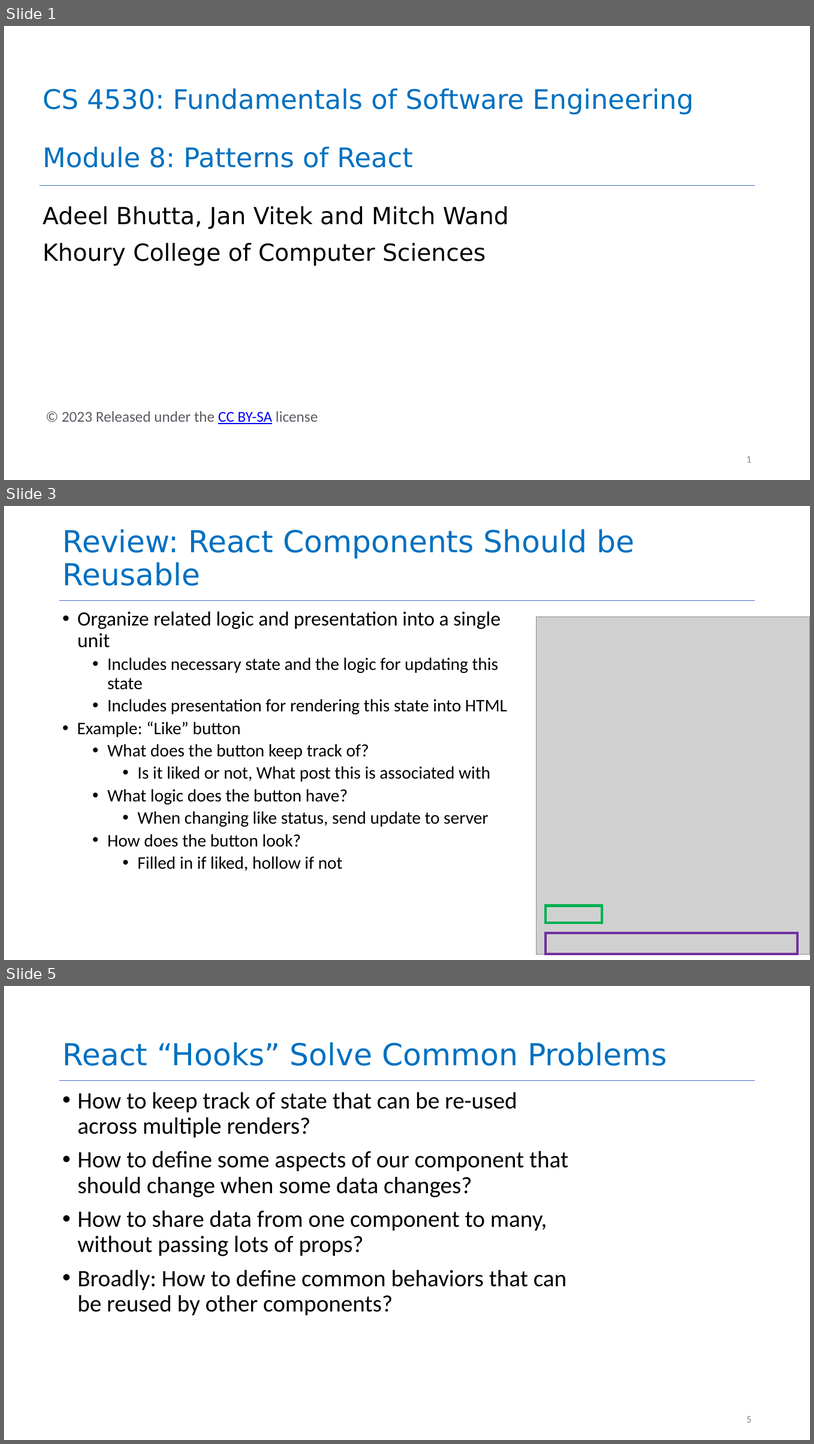
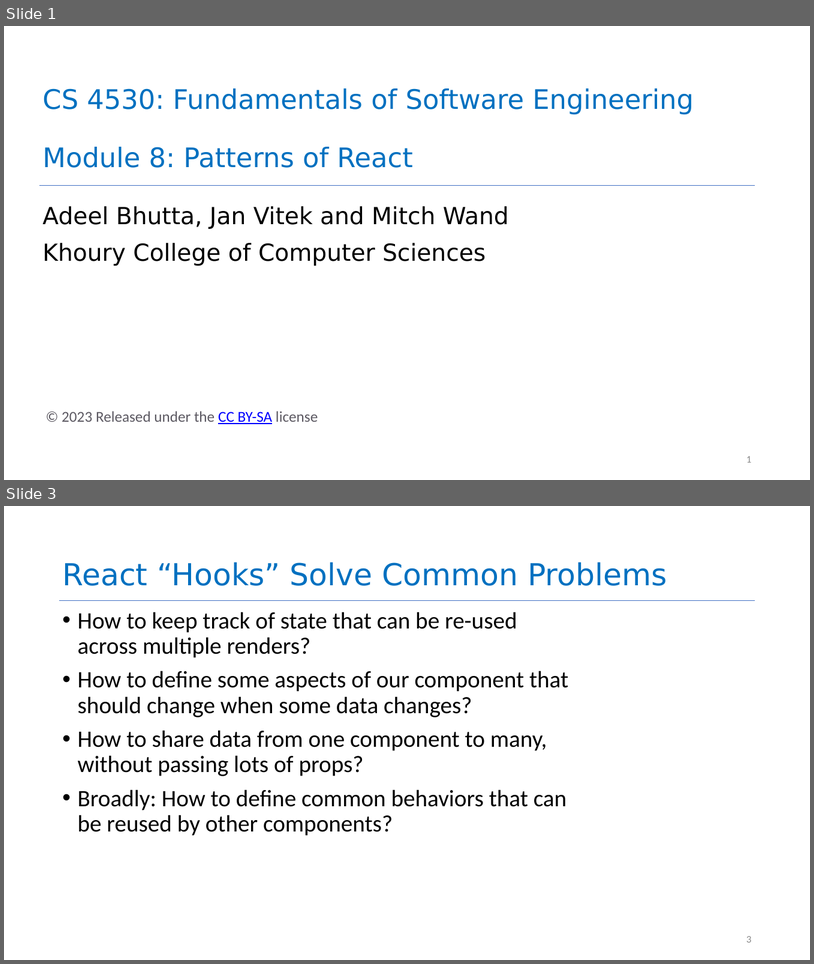
Before and after one commit to neu-se/CS4530-Spring-2023, a slide deck: Slides/Module 08 Patterns of React.pptx. Shown one above the other, each under a label of ours: slides 1, 3 and 5 before the commit, slides 1 and 3 after it; the slides between them are not shown. The pictures are 814x1444 and 814x964 pixels, drawn with LibreOffice and Linux fonts; fonts in the diff are those of the drawing; grey boxes stand for pictures. Boxes give left, top, right and bottom in pixels: in the first picture for what was removed or moved away, otherwise in the second. Text is boxed around its words. In the diff, an @@ line names an element or a change of style, - is before the commit and + after.

```diff
--- a/Slides/Module 08 Patterns of React.pptx
+++ b/Slides/Module 08 Patterns of React.pptx
@@ slide 3 removed at bbox=[4, 506, 810, 960], background #FFFFFF; not listed: 1 template element that a slide beside it also shows @@
@@ title removed at bbox=[62, 529, 635, 586] @@
-Review: React Components Should be Reusable
@@ text removed at bbox=[77, 611, 507, 871] @@
-• Organize related logic and presentation into a single unit
-  • Includes necessary state and the logic for updating this state
-  • Includes presentation for rendering this state into HTML
-• Example: “Like” button
-  • What does the button keep track of?
-    • Is it liked or not, What post this is associated with
-  • What logic does the button have?
-    • When changing like status, send update to server
-  • How does the button look?
-    • Filled in if liked, hollow if not
@@ picture removed at bbox=[537, 617, 810, 954] @@
@@ rectangle removed at bbox=[546, 905, 602, 922] @@
@@ rectangle removed at bbox=[546, 933, 798, 954] @@
@@ what was slide 5 is now slide 3 @@
@@ page number at bbox=[747, 936, 752, 942]: text changed @@
-5
+3
```
Also in this commit, not shown: 8 slides changed, 1 slide added, 1 other slide removed, 1 other file.
